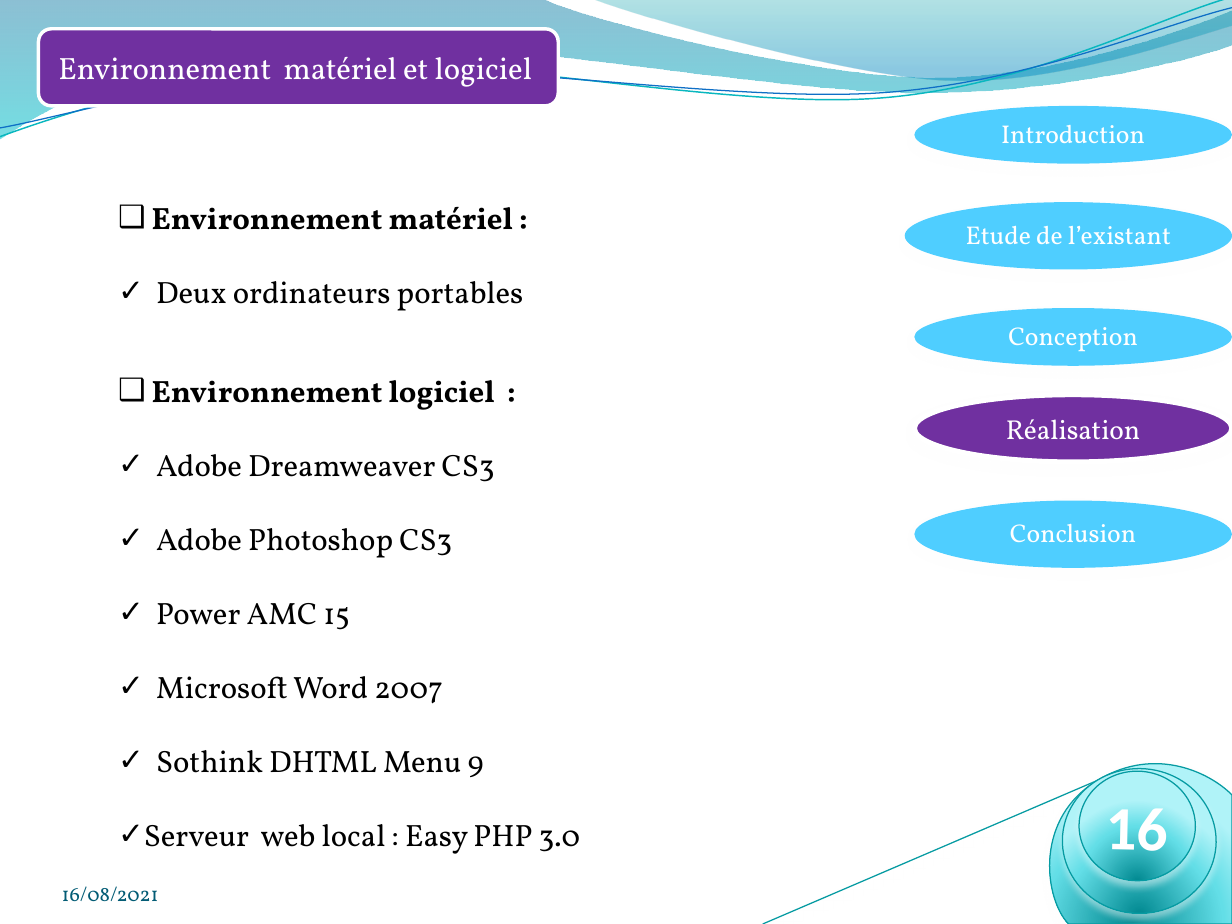
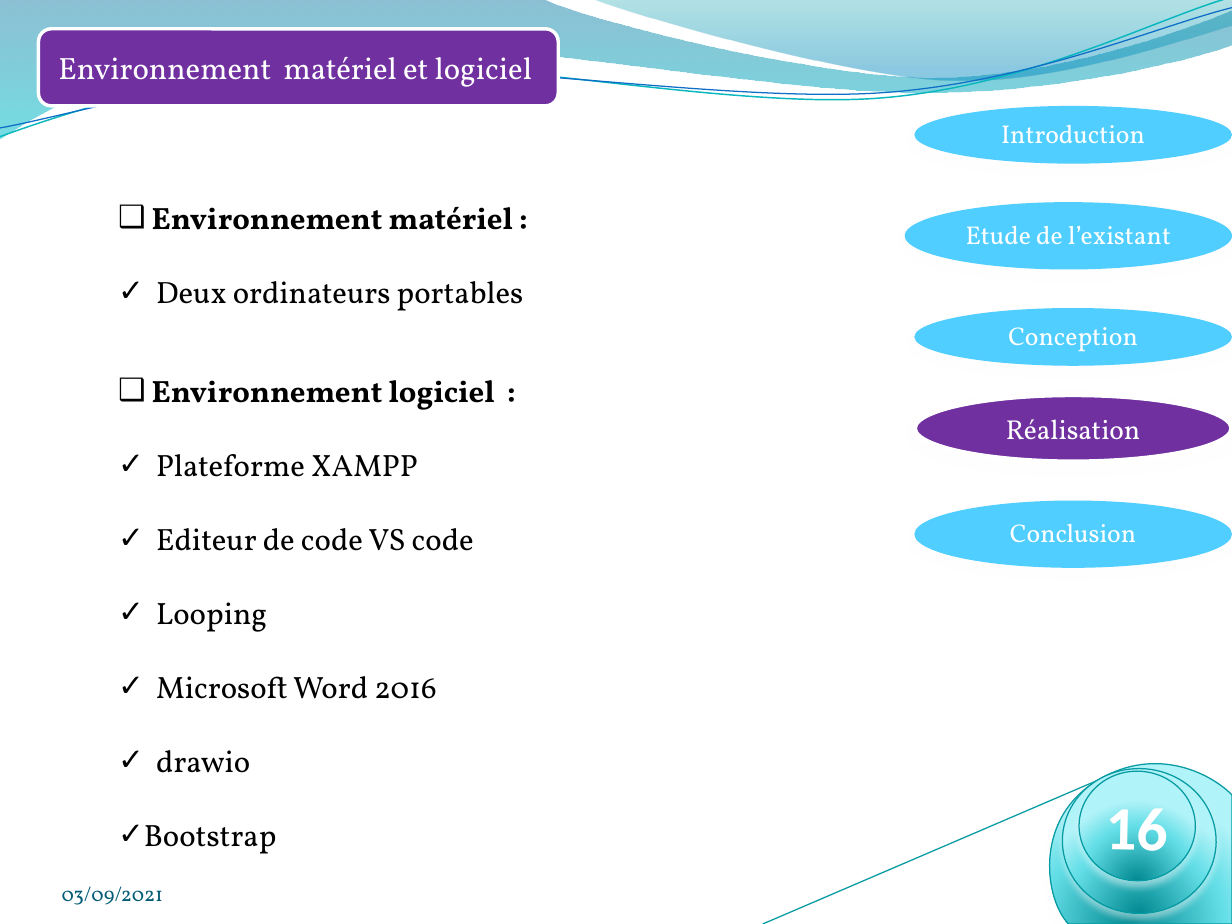
Before and after one commit to badreddine2010/e-shop, a slide deck: slide 16 of conception/Rapport/présentation soutenance Pfe_Bad_Afpa.pptx. Drawn at 1232x924 pixels with LibreOffice and Linux fonts; fonts in the diff are those of the drawing; background and template pictures are left out. Boxes give left, top, right and bottom in pixels: in the first picture for what was removed or moved away, otherwise in the second. Text is boxed around its words. In the diff, an @@ line names an element or a change of style, - is before the commit and + after.

```diff
--- a/conception/Rapport/présentation soutenance Pfe_Bad_Afpa.pptx
+++ b/conception/Rapport/présentation soutenance Pfe_Bad_Afpa.pptx
@@ text at (144,454,474,854): text changed @@
-✓ Adobe Dreamweaver CS3
-✓ Adobe Photoshop CS3
-✓ Power AMC 15
-✓ Microsoft Word 2007
-✓ Sothink DHTML Menu 9
-✓ Serveur web local : Easy PHP 3.0
+✓ Plateforme XAMPP
+✓ Editeur de code VS code
+✓ Looping
+✓ Microsoft Word 2016
+✓ drawio
+✓ Bootstrap
@@ text at (62,886,163,905): text changed @@
-16/08/2021
+03/09/2021
```
Also in this commit, not shown: 30 other slides changed, 51 other files.
